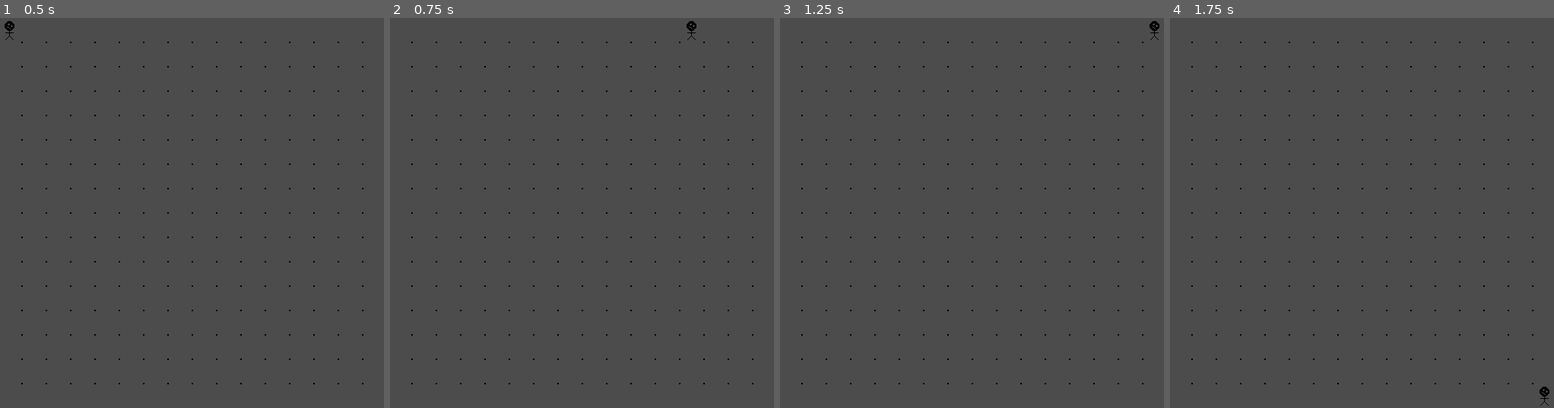
Above: before the commit, frames 1-4 (left to right).
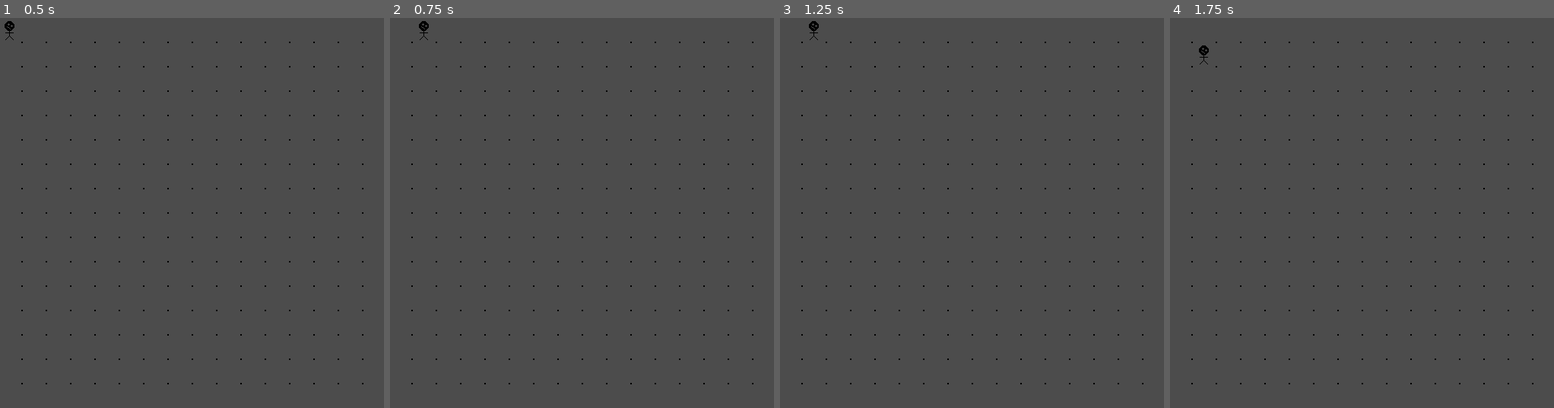
Above: after the commit, the same moments.

Repository: tehAndrew/RogueMine
Game: Godot game, scene res://scenes/Grid.tscn
Two runs of this game, one before a commit and one after it. Both use one fixed random seed, a clock stepped at 60 frames per second and the inputs below.
Inputs:
- Up to frame 1 (0.5 s): no input
- Up to frame 2 (0.75 s): tap Enter at 0.5 s; hold Right (ui_right) from 0.53 s (still down)
- Up to frame 3 (1.25 s): keep holding Right (ui_right)
- Up to frame 4 (1.75 s): tap Space at 1.25 s; release Right (ui_right) at 1.28 s; hold Down (ui_down) from 1.28 s (still down)

Frame 1 is identical in both runs. In frame 2, 0.1% of the frame differs, in the area x 7-80%, y 0-6%; in frame 3, 0.1%; in frame 4, 0.1%.

Commit message:
player movement updated

Diff:
--- a/scripts/Player.gd
+++ b/scripts/Player.gd
@@ -5,11 +5,14 @@
 signal request_movement(direction, obj_id)
 
 func _process(delta):
-	if (Input.is_action_pressed("ui_right")):
+	if (Input.is_action_just_pressed("ui_right")):
 		emit_signal("request_movement", "right", self)
-	elif (Input.is_action_pressed("ui_left")):
+
+	elif (Input.is_action_just_pressed("ui_left")):
 		emit_signal("request_movement", "left", self)
-	elif (Input.is_action_pressed("ui_down")):
+
+	elif (Input.is_action_just_pressed("ui_down")):
 		emit_signal("request_movement", "down", self)
-	elif (Input.is_action_pressed("ui_up")):
+
+	elif (Input.is_action_just_pressed("ui_up")):
 		emit_signal("request_movement", "up", self)
Not shown, added: index.png.import
